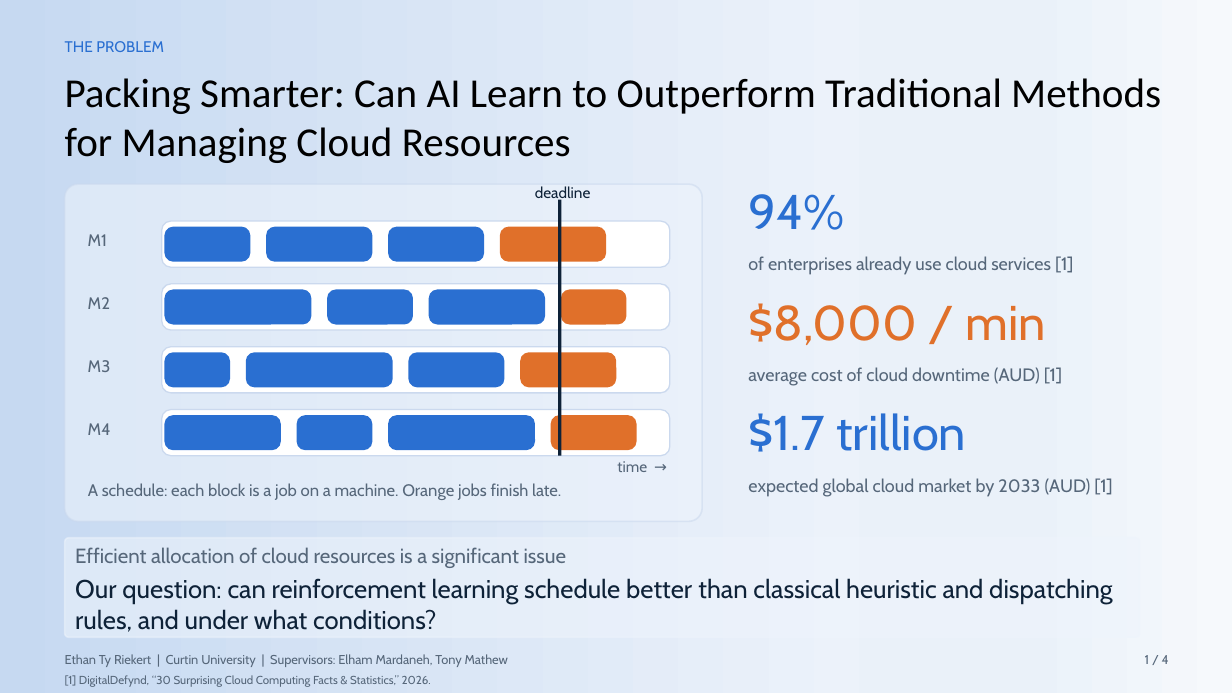
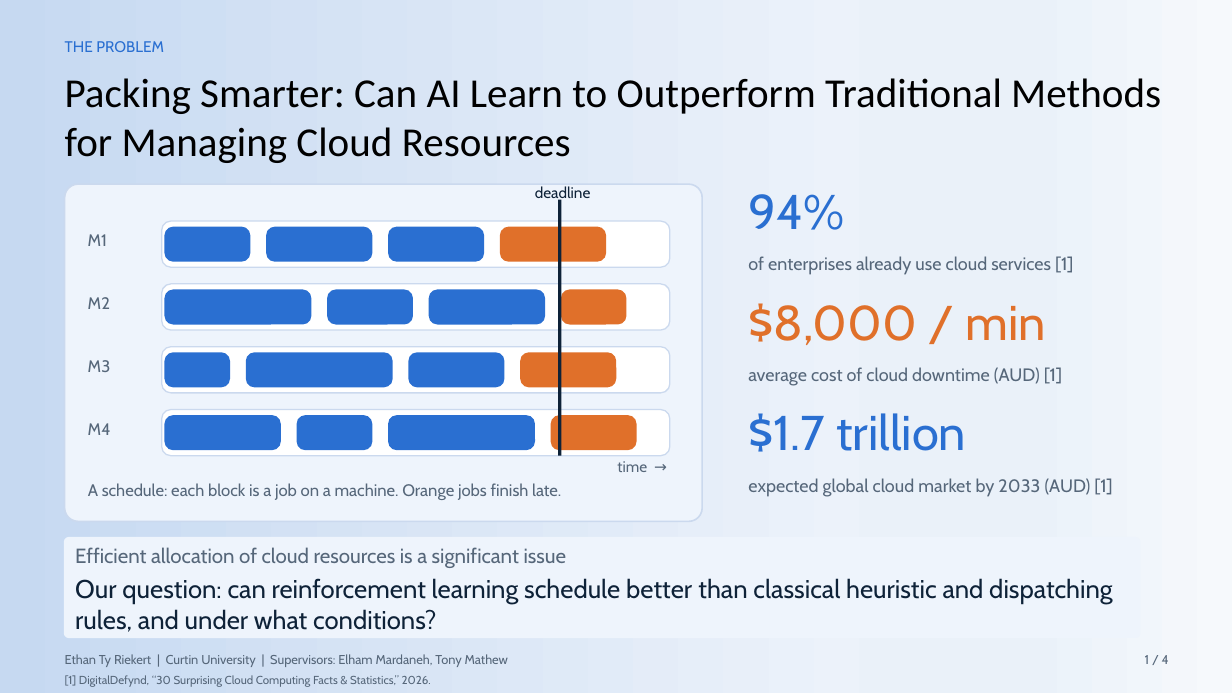
Before and after one commit to Ethan-Ty-Riekert/Neural-Knapsack-Research-Project, a slide deck: slide 1 of app/slides/Final_Presentation.pptx. Drawn at 1232x693 pixels with LibreOffice and Linux fonts; fonts in the diff are those of the drawing. Boxes give left, top, right and bottom in pixels: in the first picture for what was removed or moved away, otherwise in the second. Text is boxed around its words. In the diff, an @@ line names an element or a change of style, - is before the commit and + after.

```diff
--- a/app/slides/Final_Presentation.pptx
+++ b/app/slides/Final_Presentation.pptx
@@ rounded rectangle at [65,184,702,521]: fill #EEF4FC at 55% opacity to #EEF4FC @@
@@ rounded rectangle at [65,538,1140,638]: fill #EEF4FC at 55% opacity to #EEF4FC @@
```
Also in this commit, not shown: 1 other slide changed, 20 other files.
